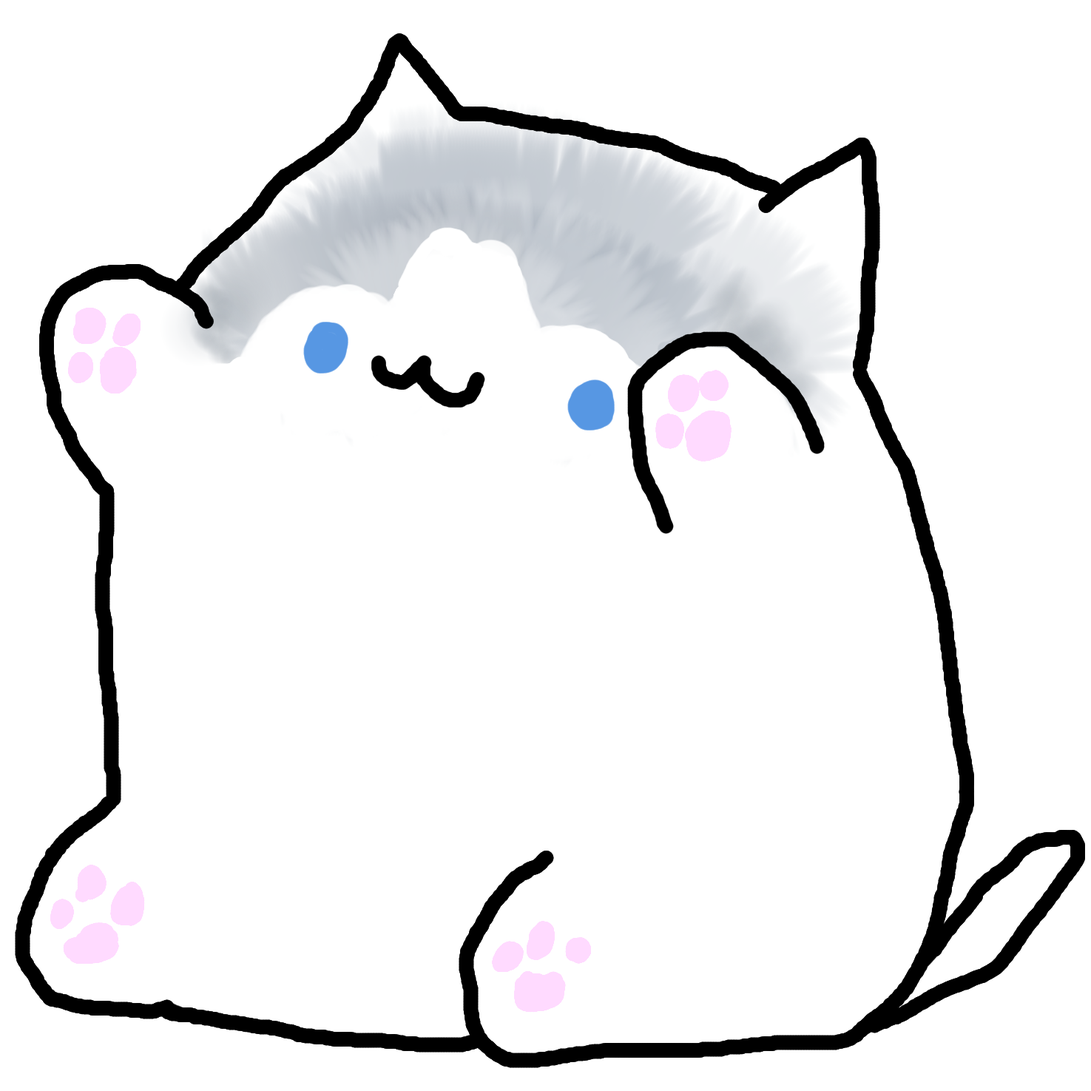
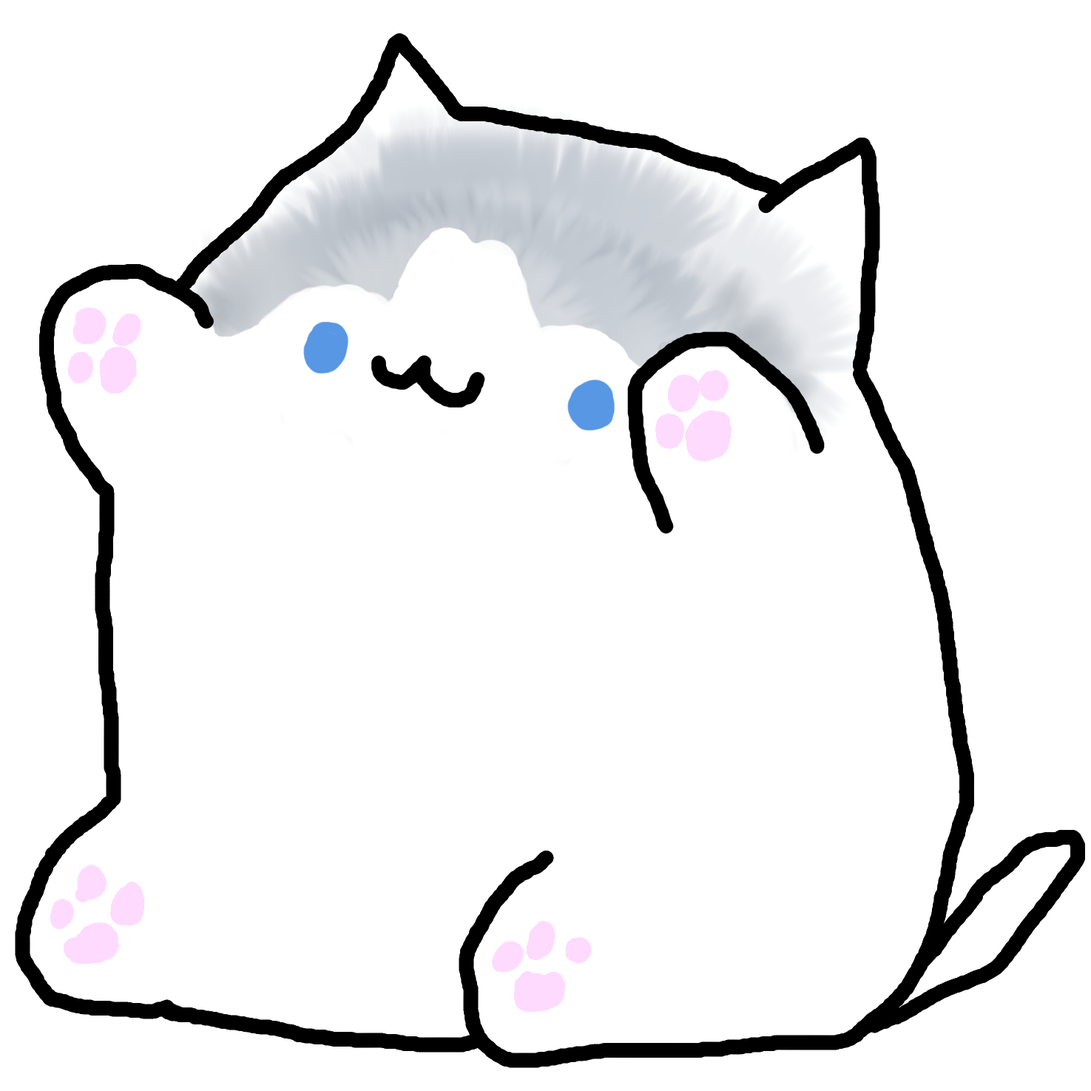
Before/after of a 1091x1091 layered artwork. What changed in the layer stack:
painted on "Paws" over [164, 294, 268, 365]
painted on "Eyes" over [260, 318, 268, 327]
painted on "Outline" over [164, 294, 268, 365]
painted on "Light Point" over [164, 294, 268, 365]
painted on "Dark Point" over [164, 294, 268, 365]
painted on "Fur" over [164, 294, 268, 365]
